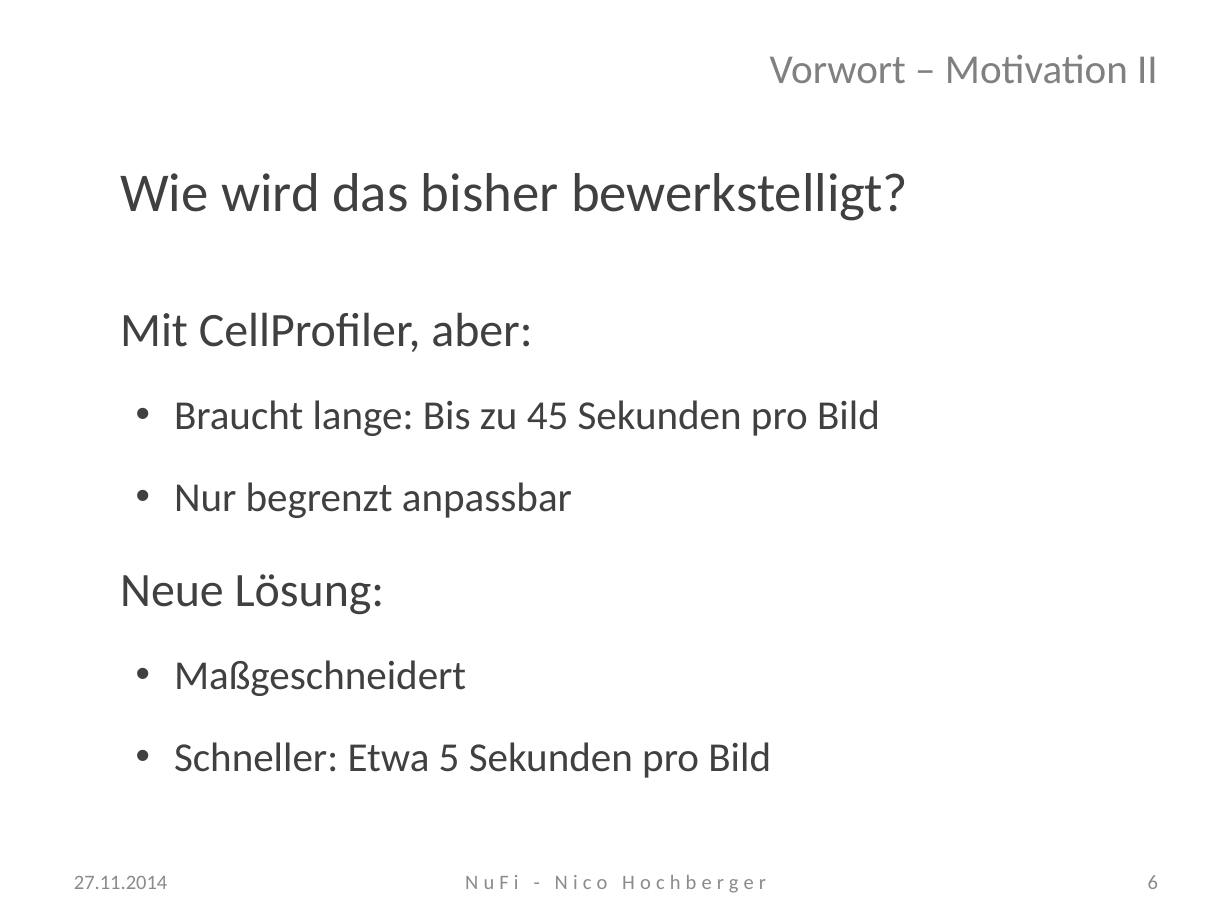
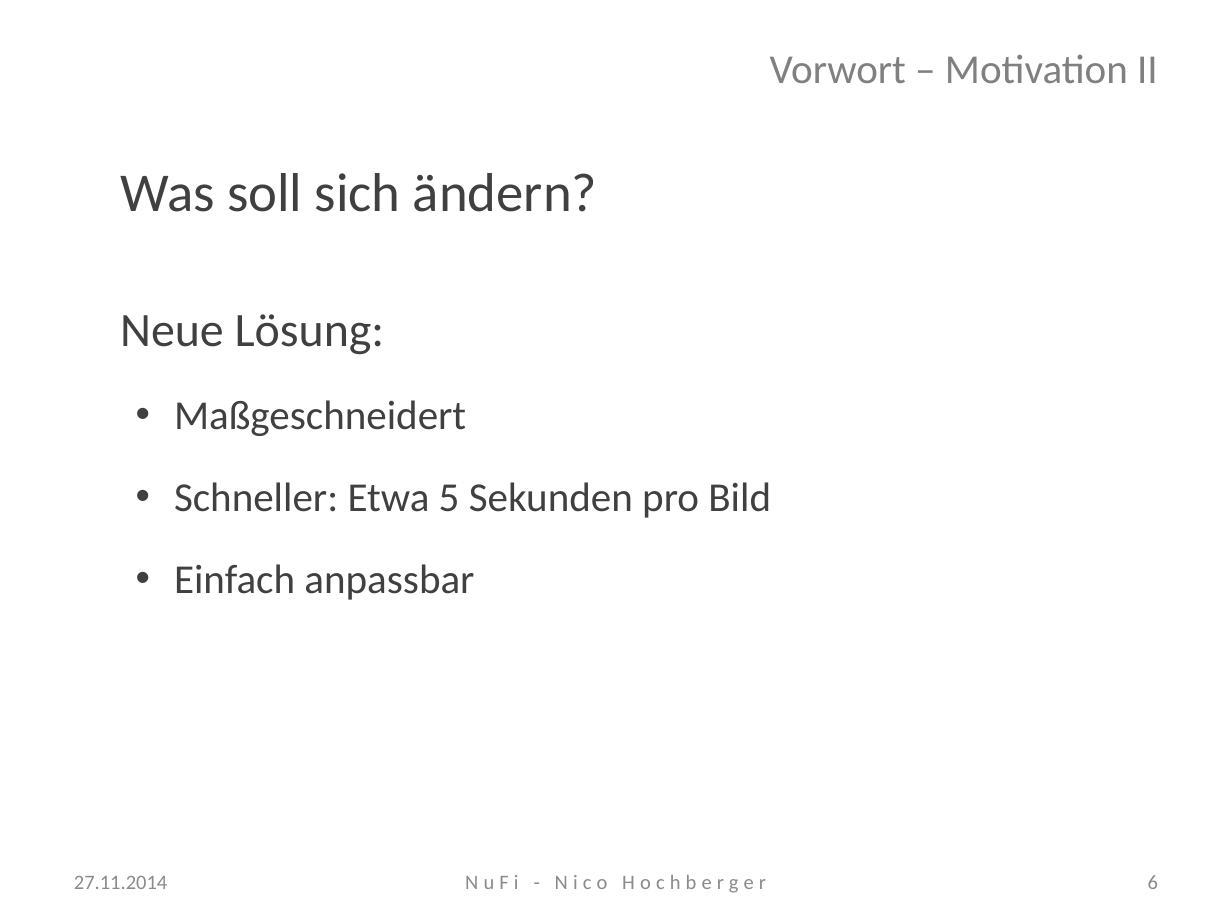
Before and after one commit to nhochberger/NuFiDocumentation, a slide deck: slide 6 of presentation/NuFi-Vortrag.pptx. Drawn at 1232x924 pixels with LibreOffice and Linux fonts; fonts in the diff are those of the drawing; background and template pictures are left out. Boxes give left, top, right and bottom in pixels: in the first picture for what was removed or moved away, otherwise in the second. Text is boxed around its words. In the diff, an @@ line names an element or a change of style, - is before the commit and + after.

Commit message:
presentation

```diff
--- a/presentation/NuFi-Vortrag.pptx
+++ b/presentation/NuFi-Vortrag.pptx
@@ text at <box>120,173,597,212</box>: text changed; size 24 to 32 pt @@
-Wie wird das bisher bewerkstelligt?
-Mit CellProfiler, aber:
-  • Braucht lange: Bis zu 45 Sekunden pro Bild
-  • Nur begrenzt anpassbar
+Was soll sich ändern?
@@ text at <box>174,564,474,600</box>: paragraph added @@
+  • Einfach anpassbar
```
Also in this commit, not shown: 2 other slides changed, 7 slides added, 1 other file.
